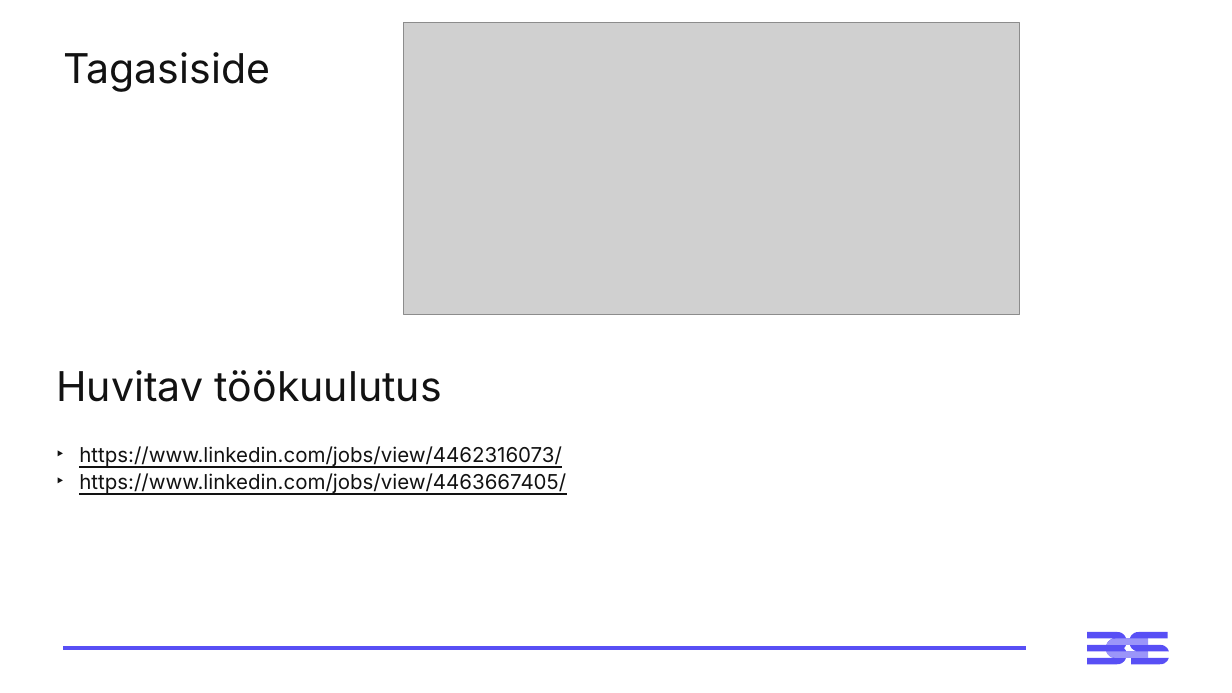
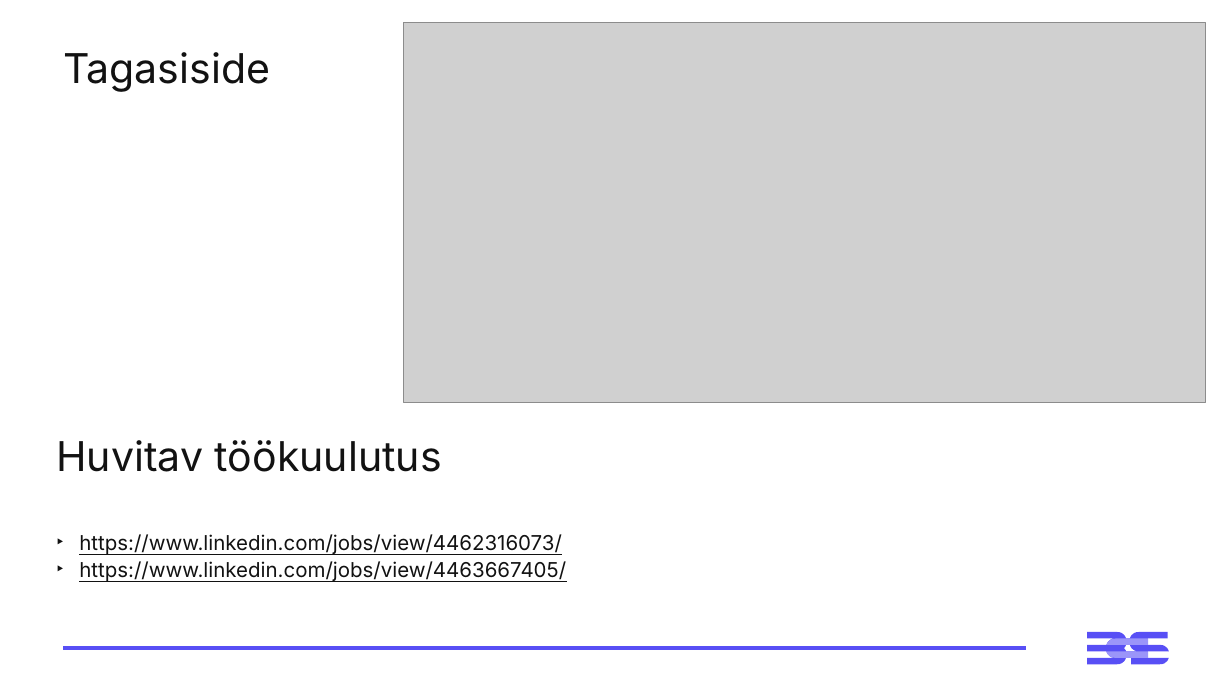
Before and after one commit to emilieabel/andmetarkus, a slide deck: slide 2 of Materjalid/Day6 SQL/6-paev-andmetarkus-esitlus.pptx. Drawn at 1232x693 pixels with LibreOffice and Linux fonts; fonts in the diff are those of the drawing; grey boxes stand for pictures. Boxes give left, top, right and bottom in pixels: in the first picture for what was removed or moved away, otherwise in the second. Text is boxed around its words. In the diff, an @@ line names an element or a change of style, - is before the commit and + after.

```diff
--- a/Materjalid/Day6 SQL/6-paev-andmetarkus-esitlus.pptx
+++ b/Materjalid/Day6 SQL/6-paev-andmetarkus-esitlus.pptx
@@ picture: place and size @@
-picture at box(403, 22, 1019, 314)
+picture at box(403, 22, 1205, 402)
@@ text "Huvitav töökuulutus": place and size @@
-text "Huvitav töökuulutus" at box(56, 370, 442, 402)
+text "Huvitav töökuulutus" at box(56, 440, 442, 472)
@@ text "https://www.linkedin.com/jobs/view/4462316073/": place and size @@
-text "https://www.linkedin.com/jobs/view/4462316073/" at box(79, 446, 566, 495)
+text "https://www.linkedin.com/jobs/view/4462316073/" at box(79, 534, 566, 582)
```
Also in this commit, not shown: 6 other slides changed, 2 slides added, 1 slide removed.
